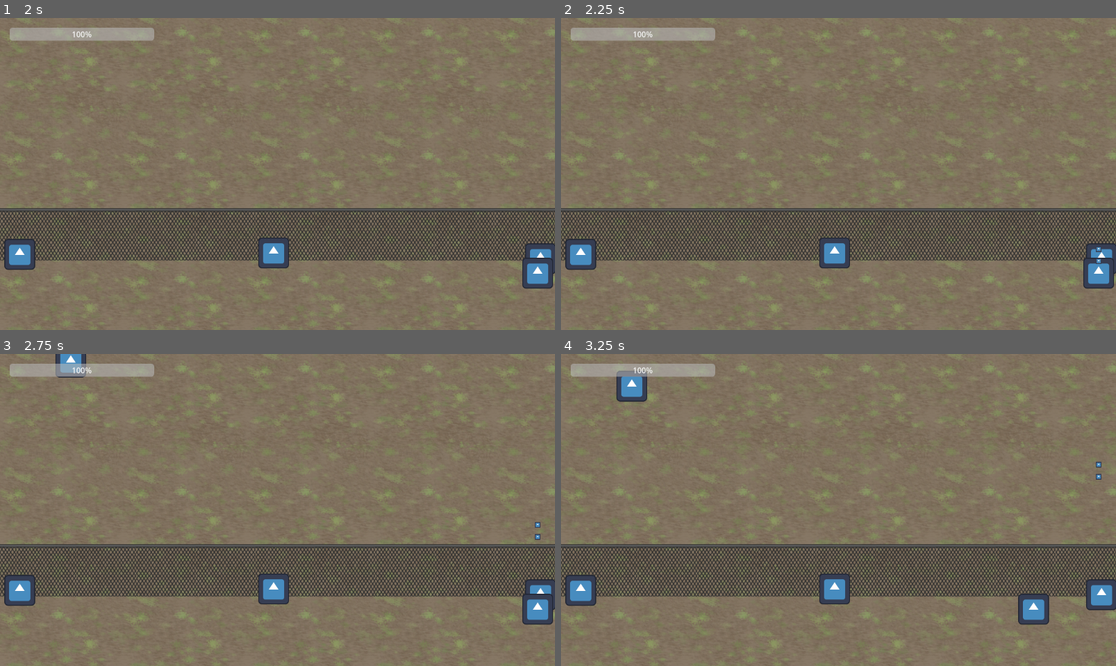
Above: before the commit, frames 1-4 (two rows, left to right).
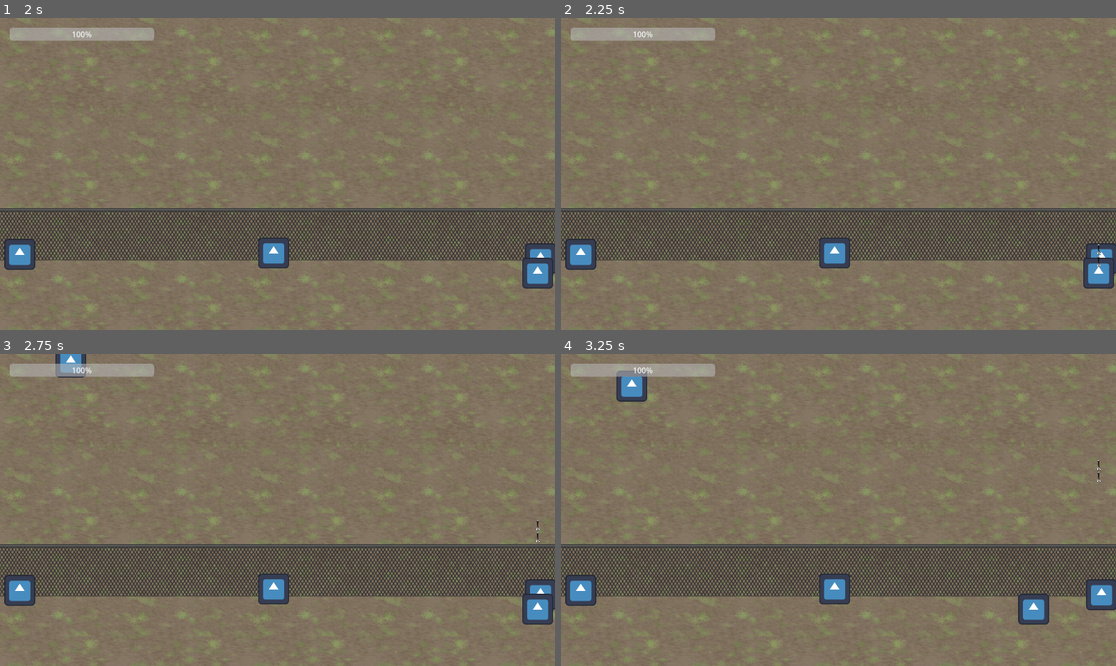
Above: after the commit, the same moments.

Repository: KeyraWebb/zomburger
Game: Godot game, scene res://Scenes/Menus/MainMenu.tscn
Two runs of this game, one before a commit and one after it. Both use one fixed random seed, a clock stepped at 60 frames per second and the inputs below. The engine's default icon, where the game draws it, is replaced by a stand-in: a white triangle on a blue panel in a dark square.
Inputs:
- Up to frame 1 (2 s): click "Play" at 0.5 s; tap Enter at 1.25 s; hold W (Up) from 1.28 s (still down); hold E (Interact) from 1.28 s (still down)
- Up to frame 2 (2.25 s): keep holding W (Up); tap Space (Shoot) at 2, 2.1 s; release E (Interact) at 2.03 s
- Up to frame 3 (2.75 s): keep holding W (Up)
- Up to frame 4 (3.25 s): release W (Up) at 2.78 s; hold A (Left) from 2.78 s (still down); hold E (Interact) from 2.78 s (still down)

Frame 1 is identical in both runs. In frame 2, less than 0.1% of the frame differs, in the area x 96-98%, y 72-80%; in frame 3, less than 0.1%; in frame 4, less than 0.1%, in the area x 96-98%, y 33-42%.

Commit message:
feat(bullet): replace bullet texture

Diff:
--- a/Scenes/Objects/Bullet.tscn
+++ b/Scenes/Objects/Bullet.tscn
@@ -1,10 +1,15 @@
 [gd_scene format=3 uid="uid://t7a65mm41jh2"]
 
 [ext_resource type="Script" uid="uid://2reymkfl3ldm" path="res://Scenes/Objects/bullet.gd" id="1_nl5gi"]
-[ext_resource type="Texture2D" uid="uid://1420o23pjpme" path="res://icon.svg" id="1_ss5a3"]
+[ext_resource type="Texture2D" uid="uid://b26qedufkg1e" path="res://Assets/Sprites/arrow.png" id="2_nl5gi"]
 
-[sub_resource type="RectangleShape2D" id="RectangleShape2D_uc8h8"]
-size = Vector2(12, 12)
+[sub_resource type="CapsuleShape2D" id="CapsuleShape2D_nl5gi"]
+radius = 4.715328
+height = 26.0
+
+[sub_resource type="CapsuleShape2D" id="CapsuleShape2D_82osk"]
+radius = 4.7509117
+height = 26.0
 
 [node name="Bullet" type="AnimatableBody2D" unique_id=113293885]
 collision_layer = 8
@@ -12,17 +17,19 @@
 script = ExtResource("1_nl5gi")
 
 [node name="Sprite2D" type="Sprite2D" parent="." unique_id=1737327771]
-scale = Vector2(0.1, 0.1)
-texture = ExtResource("1_ss5a3")
+scale = Vector2(0.2, 0.2)
+texture = ExtResource("2_nl5gi")
 
 [node name="Area2D" type="Area2D" parent="." unique_id=681550245]
 collision_layer = 0
 collision_mask = 2
 
 [node name="CollisionShape2D" type="CollisionShape2D" parent="Area2D" unique_id=788277296]
-shape = SubResource("RectangleShape2D_uc8h8")
+position = Vector2(0.28467178, 0)
+shape = SubResource("CapsuleShape2D_nl5gi")
 
 [node name="CollisionShape2D2" type="CollisionShape2D" parent="." unique_id=187716744]
-shape = SubResource("RectangleShape2D_uc8h8")
+position = Vector2(0.24908829, 0)
+shape = SubResource("CapsuleShape2D_82osk")
 
 [connection signal="body_entered" from="Area2D" to="." method="_on_area_2d_body_entered"]
--- a/Scenes/Objects/TowerBullet.tscn
+++ b/Scenes/Objects/TowerBullet.tscn
@@ -1,10 +1,15 @@
 [gd_scene format=3 uid="uid://dxiyi748rgjka"]
 
 [ext_resource type="Script" uid="uid://c0xbm3g65hqm8" path="res://Scenes/Objects/tower_bullet.gd" id="1_ywgjw"]
-[ext_resource type="Texture2D" uid="uid://1420o23pjpme" path="res://icon.svg" id="2_klf1g"]
+[ext_resource type="Texture2D" uid="uid://b26qedufkg1e" path="res://Assets/Sprites/arrow.png" id="2_ywgjw"]
 
-[sub_resource type="CircleShape2D" id="CircleShape2D_uc8h8"]
-radius = 7.0
+[sub_resource type="CapsuleShape2D" id="CapsuleShape2D_ywgjw"]
+radius = 4.7509117
+height = 26.0
+
+[sub_resource type="CapsuleShape2D" id="CapsuleShape2D_klf1g"]
+radius = 4.7509117
+height = 26.0
 
 [node name="TowerBullet" type="AnimatableBody2D" unique_id=1526862289]
 collision_layer = 8
@@ -12,17 +17,17 @@
 script = ExtResource("1_ywgjw")
 
 [node name="CollisionShape2D" type="CollisionShape2D" parent="." unique_id=252682848]
-shape = SubResource("CircleShape2D_uc8h8")
+shape = SubResource("CapsuleShape2D_ywgjw")
 
 [node name="Sprite2D" type="Sprite2D" parent="." unique_id=1259958507]
-scale = Vector2(0.1, 0.1)
-texture = ExtResource("2_klf1g")
+scale = Vector2(0.2, 0.2)
+texture = ExtResource("2_ywgjw")
 
 [node name="Area2D" type="Area2D" parent="." unique_id=2085219117]
 collision_layer = 0
 collision_mask = 2
 
 [node name="CollisionShape2D2" type="CollisionShape2D" parent="Area2D" unique_id=521068473]
-shape = SubResource("CircleShape2D_uc8h8")
+shape = SubResource("CapsuleShape2D_klf1g")
 
 [connection signal="body_entered" from="Area2D" to="." method="_on_area_2d_body_entered"]
Binary file added: Assets/Sprites/aliceportrait_closedmouth.png
Not shown, added: Assets/Sprites/aliceportrait_closedmouth.png.import
Binary file added: Assets/Sprites/aliceportrait_openmouth.png
Not shown, added: Assets/Sprites/aliceportrait_openmouth.png.import
Binary file added: Assets/Sprites/arrow.png
Not shown, added: Assets/Sprites/arrow.png.import
Binary file added: Assets/Tilesets/counter.png
Not shown, added: Assets/Tilesets/counter.png.import
Binary file added: Assets/Tilesets/counter_withregister.png
Not shown, added: Assets/Tilesets/counter_withregister.png.import
